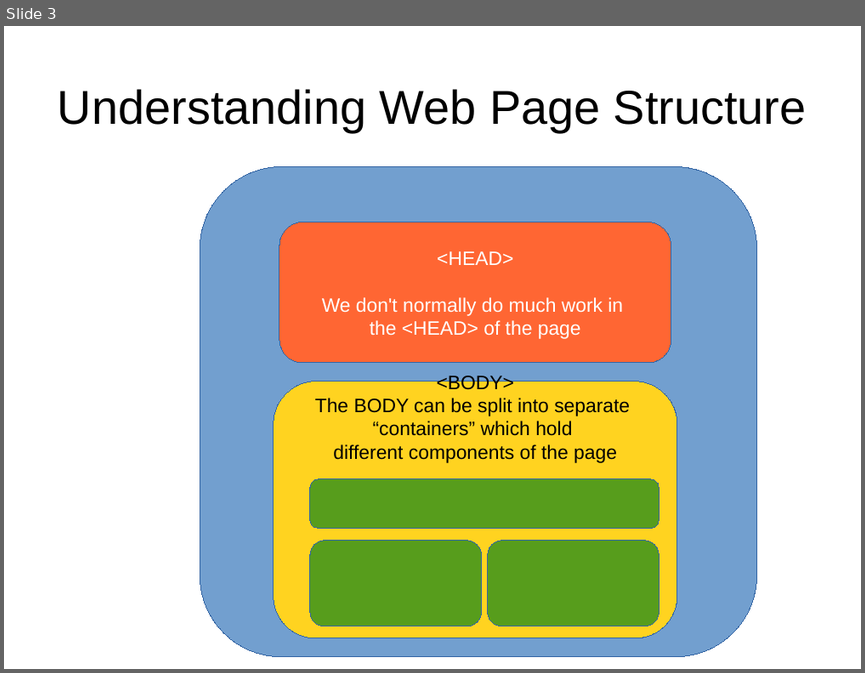
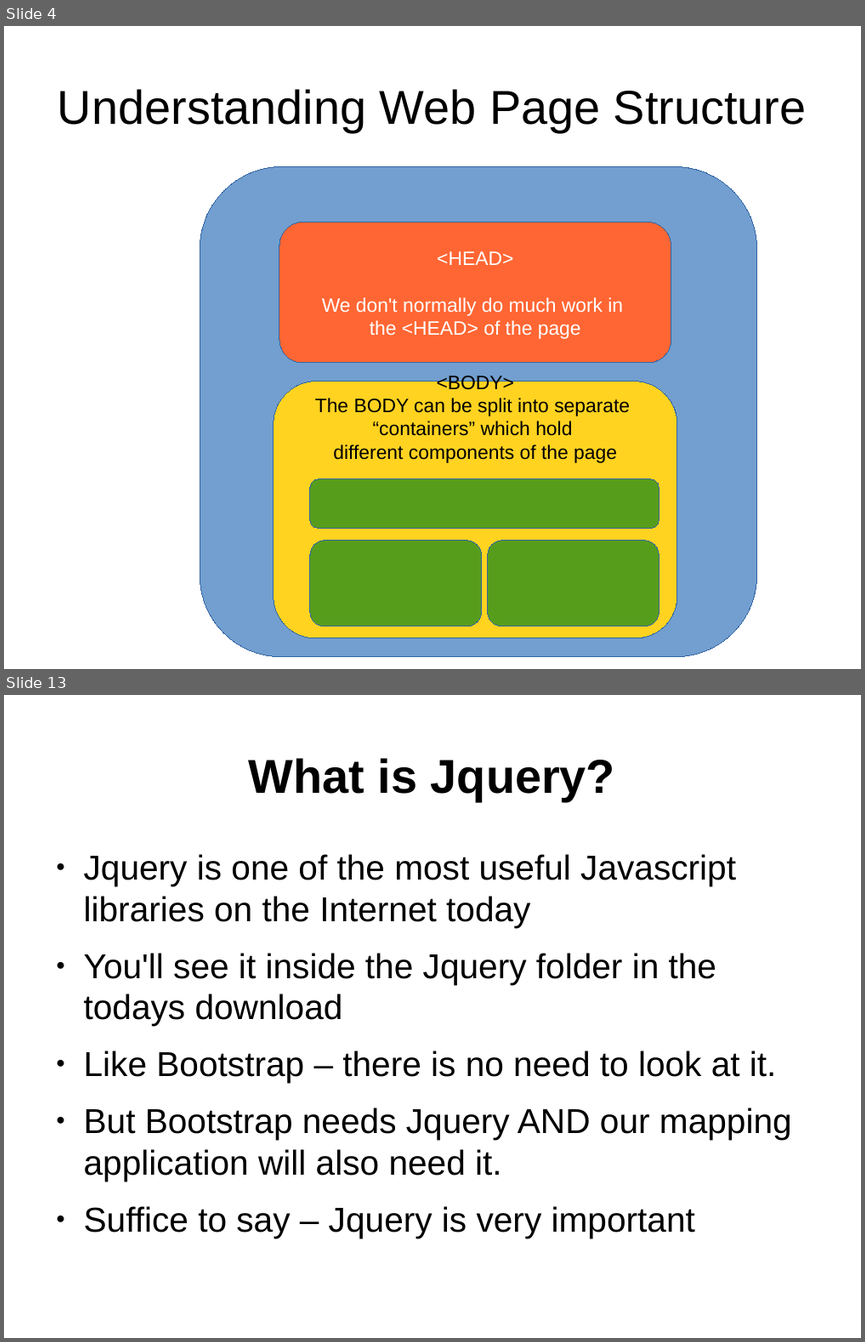
Before and after one commit to petermooney/December2014, a slide deck: LectureNotes.odp. Shown one above the other, each under a label of ours: slide 3 before the commit, slides 4 and 13 after it; the slides between them are not shown. The pictures are 865x673 and 865x1342 pixels, drawn with LibreOffice and Linux fonts; fonts in the diff are those of the drawing. Boxes give left, top, right and bottom in pixels: in the first picture for what was removed or moved away, otherwise in the second. Text is boxed around its words. In the diff, an @@ line names an element or a change of style, - is before the commit and + after.

Commit message:
Initial Setup of web-pages and Bootstrap files locally

```diff
--- a/LectureNotes.odp
+++ b/LectureNotes.odp
@@ slide 13 added at [4, 695, 861, 1338], background #FFFFFF @@
@@ title added at [249, 758, 615, 801], 44 pt, text #000000, bold @@
+What is Jquery?
@@ text added at [84, 854, 792, 1237], 32 pt, text #000000 @@
+● Jquery is one of the most useful Javascript libraries on the Internet today
+● You'll see it inside the Jquery folder in the todays download
+● Like Bootstrap – there is no need to look at it.
+● But Bootstrap needs Jquery AND our mapping application will also need it.
+● Suffice to say – Jquery is very important
@@ what was slide 3 is now slide 4 @@
```
Also in this commit, not shown: 12 other slides added, 16 other files.
